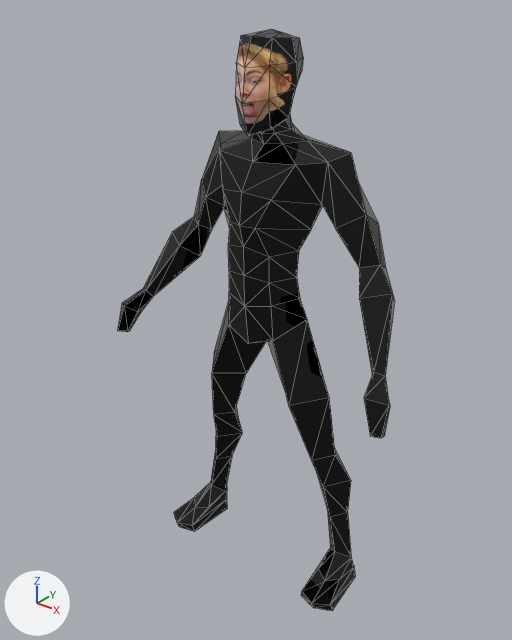
The glTF model Data/Models/Human.glb: old version first, new version second.
Both versions are drawn from a camera (50 mm lens) standing at (1.148, -1.574, 1.76) and looking at (-0.021, -0.113, 0.854). Arrows for +X, +Y and +Z are at lower left; the lights stay in place. The picture after the commit comes second. Mesh edges are drawn as thin lines. Where no turn or scale is listed for an object, it has been applied to the vertices. Vertices at exactly the same position are counted once.

Before the edit, the objects in view are built like this:
```python
mat_none = principled_material('None')
mat_none.texture = img_image
mat_none.metallic = 0.0773
mat_none.roughness = 0.0
me_base_low_poly_man_cube_001 = bpy.data.meshes.new('BASE_Low_Poly_Man_Cube.001')
me_base_low_poly_man_cube_001.from_pydata(...)  # 238 vertices, 472 faces; spans x -0.48..0.48, y -0.27..0.04, z -0.01..1.64
me_base_low_poly_man_cube_001.materials.append(mat_none)  # picture img_image
# before: 124 (0.43, -0.26, 0.83) at pixel (363, 398), 127 (0.46, -0.27, 0.74) at pixel (370, 436), 131 (0.48, -0.25, 0.73) at pixel (381, 438), 132 (0.48, -0.22, 0.82) at pixel (389, 405)
ob_base_low_poly_man_cube_001 = bpy.data.objects.new('BASE_Low_Poly_Man_Cube.001', me_base_low_poly_man_cube_001)
ob_base_low_poly_man_cube_001.location = (0.0, 0.0, 0.0)
```
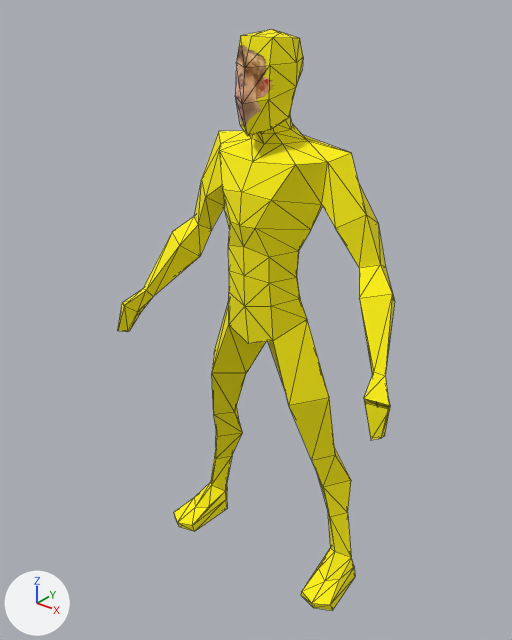
Pixel boxes (x1, y1, x2, y2) of what changed, in the pictures (512 x 640 px; the box of a moved part takes in the faces that stretch with it):
'BASE_Low_Poly_Man_Cube.001', surface changed, reshaped (black to yellow)
    both: (118, 29, 394, 611)
part 1 of me_base_low_poly_man_cube_001, moved or reshaped
    before: (364, 399, 389, 438)
    after: (365, 403, 390, 440)
part 2 of me_base_low_poly_man_cube_001, surface changed (black to yellow)
    both: (118, 29, 394, 611)

What the commit changed:
Picture 'Uten navnasdasdadsa' (img_uten_navnasdasdadsa) is new.
In material 'None' (mat_none), metallic goes from 0.0773 to 0.0.
Material 'None' (mat_none) changes its picture from img_image to img_uten_navnasdasdadsa.
In material 'None' (mat_none), roughness goes from 0.0 to 1.0.
me_base_low_poly_man_cube_001 is used by ob_base_low_poly_man_cube_001; location (0.0, 0.0, 0.0).
Verts and faces of me_base_low_poly_man_cube_001; kept vertices keep their numbers, new ones are numbered from 238.
me_base_low_poly_man_cube_001 had 238 vertices, 472 faces and spanned x -0.48..0.48, y -0.27..0.04, z -0.01..1.64.
me_base_low_poly_man_cube_001 now has 241 vertices, 472 faces and spans x -0.48..0.49, y -0.27..0.04, z -0.01..1.64.
Part 1, on me_base_low_poly_man_cube_001:
Faces deleted: (124, 127, 132), (127, 131, 132).
New vertex 238 is at (0.44, -0.26, 0.82), pixel (364, 402).
New vertex 239 is at (0.47, -0.27, 0.73), pixel (370, 440).
New vertex 240 is at (0.49, -0.22, 0.81), pixel (390, 409).
New faces: (238, 239, 240), (131, 240, 239).
me_base_low_poly_man_cube_001 part 2: 470 kept faces spanning x -0.48..0.48, y -0.27..0.04, z -0.01..1.64 get new texture (UV) coordinates.
